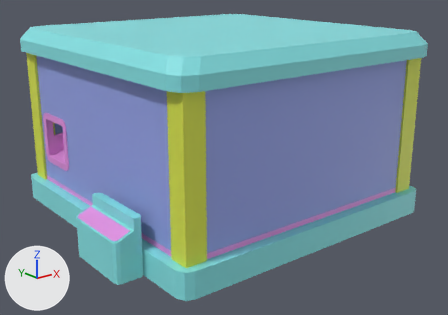
Before and after pictures for a commit that changed the Blender file Content/Models/CraneGameBlend.blend.
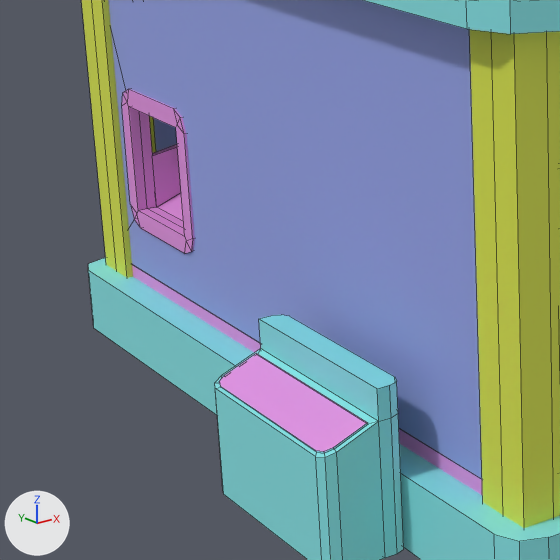
Old and new are each drawn whole from a 50 mm lens placed at (-35.1, -44.9, 21.8), pointed at (-0.6, -1.8, 4.6) and again close up on the part from 0% to 44% of the width and 26% to 89% of the height. The axes (+X, +Y, +Z) are drawn at lower left. The lights are the same throughout. The first two pictures are the older version. The close-ups show mesh edges as thin lines.

The first close-up shows 'Bounds', 'Chute', 'Console', 'Floor', 'Pillars', 'Roof', 'Windows'.
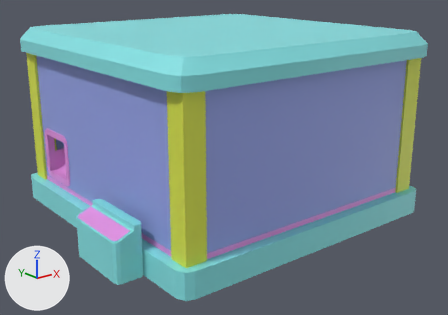
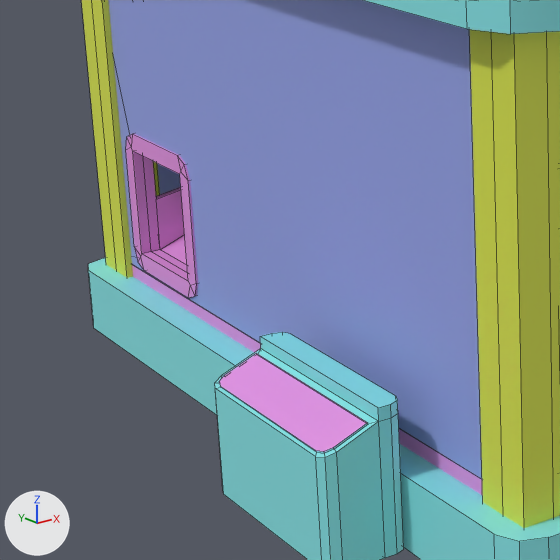
Boxes (x1, y1, x2, y2) around the edits, measured in the close-ups (560 x 560 px; the box of a moved part takes in the faces that stretch with it):
```json
{"object": "Windows", "change": "reshaped, modifiers changed", "before": [108, 0, 482, 479], "after": [108, 0, 482, 479]}
{"object": "Pillars", "change": "modifiers changed", "before": [82, 0, 560, 528], "after": [82, 0, 560, 528]}
{"object": "Console", "change": "reshaped, modifiers changed", "before": [215, 315, 404, 560], "after": [215, 332, 404, 560]}
{"object": "Floor", "change": "modifiers changed", "before": [88, 258, 560, 560], "after": [88, 258, 560, 560]}
{"object": "Chute", "change": "moved, modifiers changed", "before": [122, 89, 195, 254], "after": [126, 134, 198, 298]}
{"object": "Bounds", "change": "modifiers changed", "before": [132, 265, 483, 496], "after": [132, 265, 483, 496], "on screen": "mostly hidden"}
{"part": 1, "of": "me_cube_004", "change": "moved or reshaped", "before": [259, 315, 398, 421], "after": [260, 332, 398, 421]}
```

The change, as JSON lines over the scene's bpy script:
```json
{"block": "me_cube_004", "where": "# used by ob_console; location = (-14.75, -3.22, 1.48); scale = (13.6, 13.6, 13.6)"}
{"block": "me_cube_004", "where": "# before: 4 (0.033, 0.088, 0.204) at pixel (258, 318), 5 (0.033, -0.388, 0.204) at pixel (377, 388), 30 (0.088, 0.06, 0.204) at pixel (289, 316), 31 (0.06, 0.088, 0.204) at pixel (270, 315), 32 (0.08, 0.08, 0.204) at pixel (281, 314)"}
{"block": "me_cube_004", "where": "# before: 33 (0.06, -0.388, 0.204) at pixel (389, 385), 34 (0.088, -0.36, 0.204) at pixel (394, 376), 35 (0.08, -0.38, 0.204) at pixel (396, 381)"}
{"op": "remove", "block": "me_cube_004", "code": "me_cube_004.from_pydata(...)  # 52 vertices, 42 faces; spans x -0.088..0.088, y -0.388..0.088, z -0.152..0.204"}
{"op": "add", "block": "me_cube_004", "code": "me_cube_004.from_pydata(...)  # 52 vertices, 42 faces; spans x -0.088..0.088, y -0.388..0.088, z -0.152..0.164"}
{"block": "me_cube_004", "change": "me_cube_004 part 1"}
{"op": "add", "block": "me_cube_004", "code": "for i in [4, 5, *range(30, 36)]: me_cube_004.vertices[i].co += Vector((0.0, 0.0, -0.039))"}
{"block": "me_cube_007", "where": "me_cube_007.from_pydata(...)  # 24 vertices, 22 faces; spans x -0.93..0.93, y -0.93..0.93, z -0.05..0.85"}
{"block": "me_cube_007", "where": "# used by ob_windows; parent = ob_floor; location = (0.0, 0.0, 0.191)"}
{"block": "me_cube_007", "where": "# before: 16 (-0.93, 0.45, 0.39), 17 (-0.93, 0.45, 0.1), 18 (-0.93, 0.75, 0.1), 19 (-0.93, 0.75, 0.39), 20 (-0.9, 0.45, 0.1)"}
{"block": "me_cube_007", "where": "# before: 21 (-0.9, 0.45, 0.39), 22 (-0.9, 0.75, 0.39), 23 (-0.9, 0.75, 0.1)"}
{"block": "me_cube_007", "change": "me_cube_007 part 2"}
{"op": "add", "block": "me_cube_007", "code": "for i in [*range(16, 24)]: me_cube_007.vertices[i].co += Vector((0.0, 0.0, -0.11))"}
{"op": "add", "block": "ob_pillars", "code": "_m = ob_pillars.modifiers.new('EdgeSplit', 'EDGE_SPLIT')"}
{"op": "add", "block": "ob_floor", "code": "_m = ob_floor.modifiers.new('EdgeSplit', 'EDGE_SPLIT')"}
{"op": "add", "block": "ob_console", "code": "_m = ob_console.modifiers.new('EdgeSplit', 'EDGE_SPLIT')"}
{"op": "set", "path": "ob_chute.location", "old": "(-0.91, 0.594, 0.437)", "new": "(-0.91, 0.594, 0.324)"}
{"op": "add", "block": "ob_chute", "code": "_m = ob_chute.modifiers.new('EdgeSplit', 'EDGE_SPLIT')"}
{"op": "add", "block": "ob_bounds", "code": "_m = ob_bounds.modifiers.new('EdgeSplit', 'EDGE_SPLIT')"}
{"op": "add", "block": "ob_windows", "code": "_m = ob_windows.modifiers.new('EdgeSplit', 'EDGE_SPLIT')"}
```
